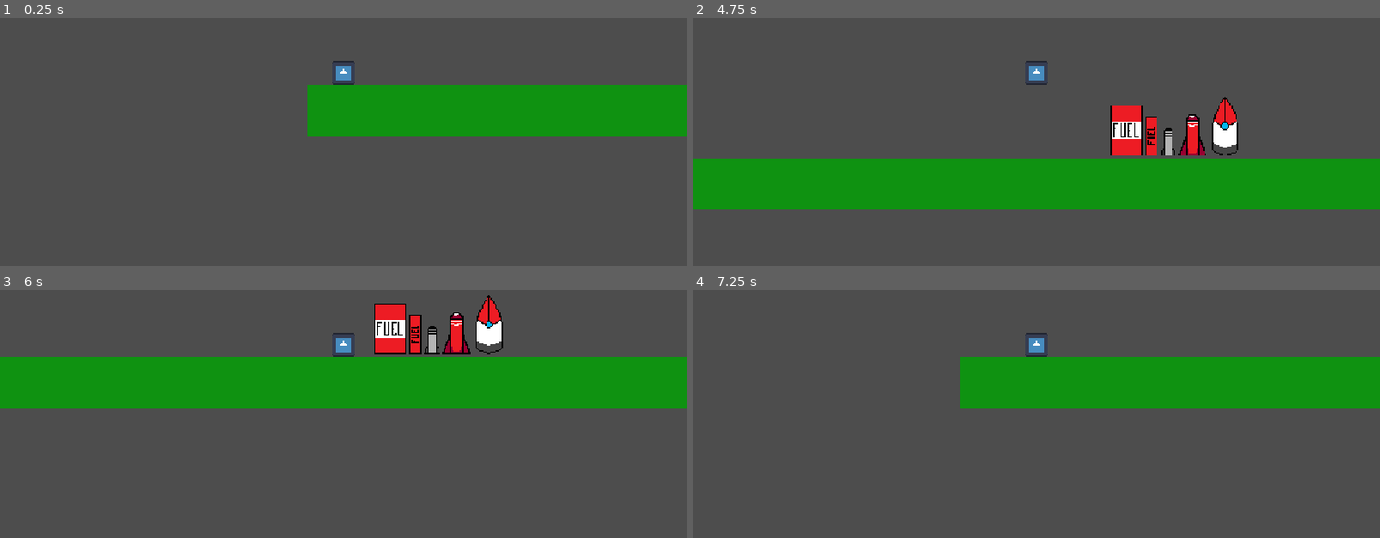
Above: before the commit, frames 1-4 (two rows, left to right).
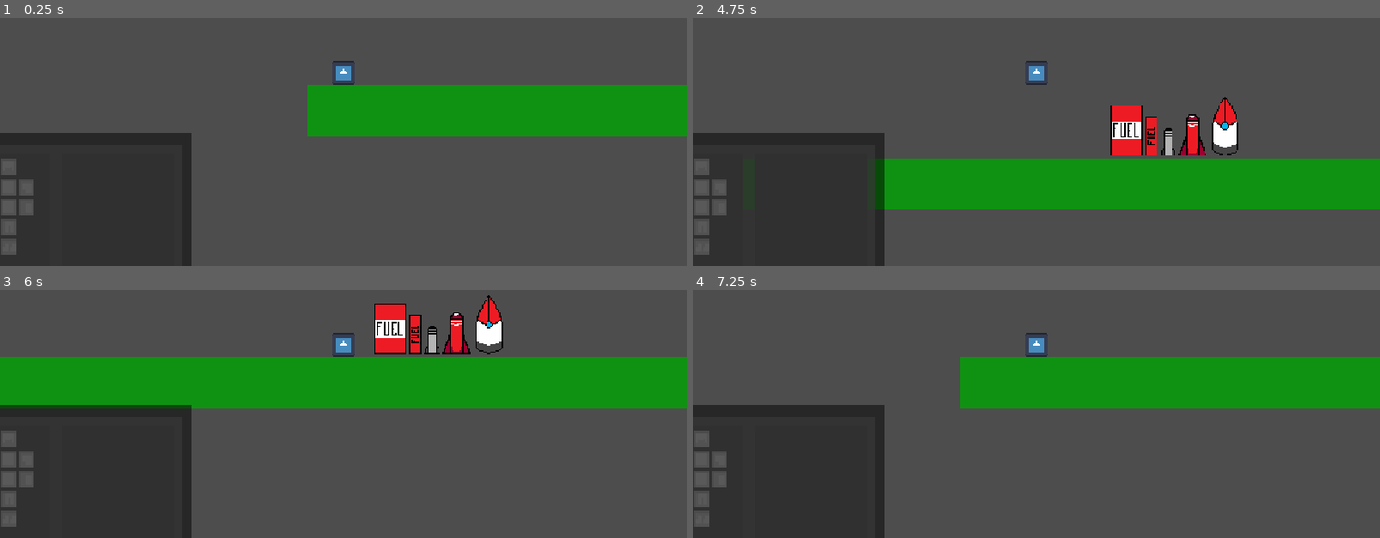
Above: after the commit, the same moments.

Repository: wazuwazu55/Game-Jam-week-two
Game: Godot game, scene res://node_2d.tscn
Same seed, same stepped clock (60 frames per second), same inputs: the game is played once before the commit and once after it. The engine's default icon, where the game draws it, is replaced by a stand-in: a white triangle on a blue panel in a dark square.
Inputs:
- Up to frame 1 (0.25 s): no input
- Up to frame 2 (4.75 s): tap Enter at 0.5 s; hold Shift (sprint) 0.53-1.28 s; hold D (right) 0.53-2.03 s; tap Space (jump) at 0.77, 1.52, 3.02, 3.77, 4.52 s; tap Shift (sprint) at 1.35, 2.85, 4.35 s; hold A (left) 2.03-2.78 s; hold Shift (sprint) 2.03-2.78 s; hold D (right) 2.78-4.28 s; hold Shift (sprint) 3.53-4.28 s; hold A (left) from 4.28 s (still down)
- Up to frame 3 (6 s): release A (left) at 5.03 s; hold D (right) 5.03-5.78 s; hold Shift (sprint) 5.03-5.78 s; hold A (left) from 5.78 s (still down); tap Shift (sprint) at 5.85 s
- Up to frame 4 (7.25 s): keep holding A (left); tap Space (jump) at 6.02, 6.77 s; hold Shift (sprint) from 6.53 s (still down)

The runs differ from the first frame. In frame 1, 14% of the frame differs, in the area x 0-28%, y 46-100%; in frame 2, 15%; in frame 3, 14%; in frame 4, 14%.

Commit message:
added inv canvas
sorted items in a folder + added a canvas with the temp inventory

Diff:
--- /dev/null
+++ b/gamejamweek2/inventory.gd
@@ -0,0 +1,11 @@
+extends CanvasLayer
+
+
+# Called when the node enters the scene tree for the first time.
+func _ready() -> void:
+	pass # Replace with function body.
+
+
+# Called every frame. 'delta' is the elapsed time since the previous frame.
+func _process(delta: float) -> void:
+	pass
--- a/gamejamweek2/node_2d.tscn
+++ b/gamejamweek2/node_2d.tscn
@@ -1,12 +1,13 @@
 [gd_scene format=3 uid="uid://bmv8b3kcj2rwm"]
 
 [ext_resource type="Script" uid="uid://d08pq3ydqsnde" path="res://Player_Movement.gd" id="1_0e48y"]
-[ext_resource type="Texture2D" uid="uid://bgkkwex2fnxhx" path="res://RocketCapsule.png" id="1_d21ai"]
+[ext_resource type="Texture2D" uid="uid://bgkkwex2fnxhx" path="res://items/RocketCapsule.png" id="1_d21ai"]
+[ext_resource type="Texture2D" uid="uid://btwgeu3vqkf8g" path="res://Temp_Inv.png" id="1_rj586"]
 [ext_resource type="Texture2D" uid="uid://ciltmq43oju3i" path="res://icon.svg" id="2_epypp"]
-[ext_resource type="Texture2D" uid="uid://cgabautrkmyy" path="res://LargeThruster.png" id="2_rj586"]
-[ext_resource type="Texture2D" uid="uid://cktayhjq4glnq" path="res://LargeFuelTank.png" id="3_0hol4"]
-[ext_resource type="Texture2D" uid="uid://d0i02vloj83c" path="res://SmallThruster.png" id="3_4d7sh"]
-[ext_resource type="Texture2D" uid="uid://bjummagrt1t65" path="res://SmallFuelTank.png" id="4_q6r6c"]
+[ext_resource type="Texture2D" uid="uid://cgabautrkmyy" path="res://items/LargeThruster.png" id="2_rj586"]
+[ext_resource type="Texture2D" uid="uid://cktayhjq4glnq" path="res://items/LargeFuelTank.png" id="3_0hol4"]
+[ext_resource type="Texture2D" uid="uid://d0i02vloj83c" path="res://items/SmallThruster.png" id="3_4d7sh"]
+[ext_resource type="Texture2D" uid="uid://bjummagrt1t65" path="res://items/SmallFuelTank.png" id="4_q6r6c"]
 
 [sub_resource type="RectangleShape2D" id="RectangleShape2D_4fad1"]
 
@@ -31,6 +32,11 @@
 [node name="Inventory" type="Node2D" parent="." unique_id=1550359263]
 
 [node name="InvGUI" type="CanvasLayer" parent="Inventory" unique_id=1494725001]
+
+[node name="TempInv" type="Sprite2D" parent="Inventory/InvGUI" unique_id=1788670895]
+position = Vector2(23, 593)
+scale = Vector2(2.9899998, 3.36)
+texture = ExtResource("1_rj586")
 
 [node name="Game" type="Node2D" parent="." unique_id=598611194]
 
Not shown, added: gamejamweek2/inventory.gd.uid
Renamed: gamejamweek2/LargeFuelTank.png -> gamejamweek2/items/LargeFuelTank.png
Not shown, changed: gamejamweek2/items/LargeFuelTank.png.import
Renamed: gamejamweek2/LargeThruster.png -> gamejamweek2/items/LargeThruster.png
Not shown, changed: gamejamweek2/items/LargeThruster.png.import
Renamed: gamejamweek2/RocketCapsule.png -> gamejamweek2/items/RocketCapsule.png
Not shown, changed: gamejamweek2/items/RocketCapsule.png.import
Renamed: gamejamweek2/SmallFuelTank.png -> gamejamweek2/items/SmallFuelTank.png
Not shown, changed: gamejamweek2/items/SmallFuelTank.png.import
Renamed: gamejamweek2/SmallThruster.png -> gamejamweek2/items/SmallThruster.png
Not shown, changed: gamejamweek2/items/SmallThruster.png.import
